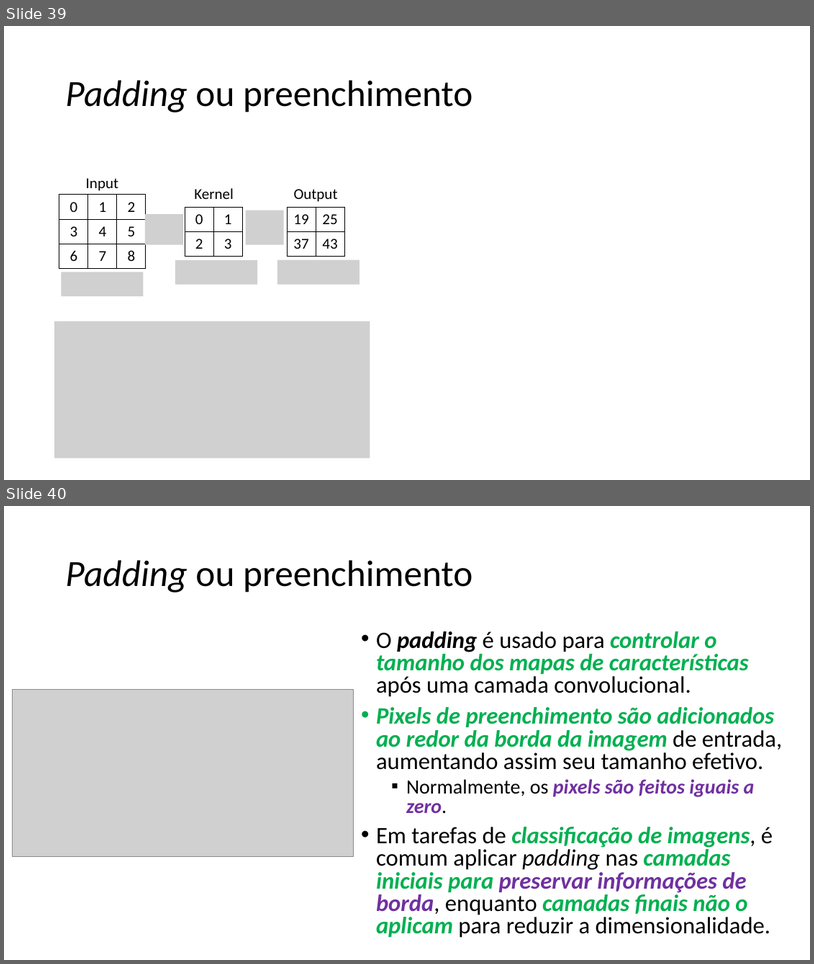
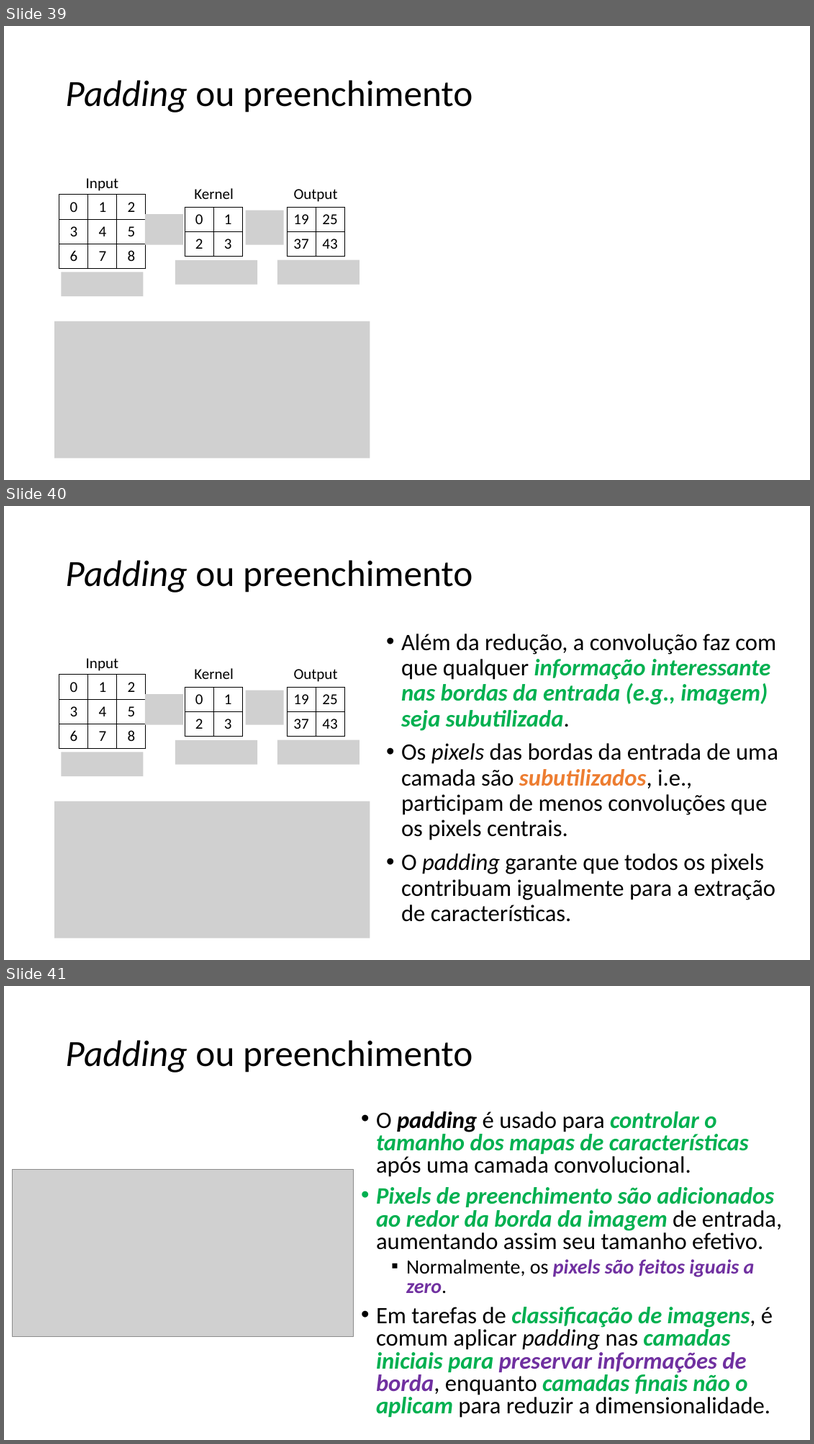
Before and after one commit to zz4fap/tp557-iot-ml, a slide deck: slides/TP557_12_Introduzindo_convoluções.pptx. Shown one above the other, each under a label of ours: slides 39 and 40 before the commit, slides 39, 40 and 41 after it. The pictures are 814x964 and 814x1444 pixels, drawn with LibreOffice and Linux fonts; fonts in the diff are those of the drawing; grey boxes stand for pictures. Boxes give left, top, right and bottom in pixels: in the first picture for what was removed or moved away, otherwise in the second. Text is boxed around its words. In the diff, an @@ line names an element or a change of style, - is before the commit and + after.

```diff
--- a/slides/TP557_12_Introduzindo_convoluções.pptx
+++ b/slides/TP557_12_Introduzindo_convoluções.pptx
@@ slide 40 added at (x1=4, y1=506, x2=810, y2=960), background #FFFFFF @@
@@ title added at (x1=65, y1=560, x2=473, y2=592), 44 pt, text #000000 @@
+Padding ou preenchimento
@@ text added at (x1=401, y1=633, x2=779, y2=921), 28 pt, text #000000 @@
+• Além da redução, a convolução faz com que qualquer informação interessante nas bordas da entrada (e.g., imagem) seja subutilizada.
+• Os pixels das bordas da entrada de uma camada são subutilizados, i.e., participam de menos convoluções que os pixels centrais.
+• O padding garante que todos os pixels contribuam igualmente para a extração de características.
@@ table added at (x1=59, y1=674, x2=147, y2=749), 3 rows, 3 columns @@
+0 | 1 | 2
+3 | 4 | 5
+6 | 7 | 8
@@ text added at (x1=86, y1=658, x2=118, y2=671), 18 pt, text #000000 @@
+Input
@@ text added at (x1=194, y1=668, x2=234, y2=679), 18 pt, text #000000 @@
+Kernel
@@ text added at (x1=294, y1=669, x2=338, y2=682), 18 pt, text #000000 @@
+Output
@@ picture added at (x1=145, y1=694, x2=183, y2=724) @@
@@ table added at (x1=185, y1=687, x2=243, y2=736), 2 rows, 2 columns @@
+0 | 1
+2 | 3
@@ picture added at (x1=246, y1=690, x2=284, y2=724) @@
@@ table added at (x1=287, y1=687, x2=345, y2=736), 2 rows, 2 columns @@
+19 | 25
+37 | 43
@@ picture added at (x1=175, y1=740, x2=257, y2=764) @@
@@ picture added at (x1=278, y1=740, x2=360, y2=764) @@
@@ picture added at (x1=61, y1=752, x2=143, y2=776) @@
@@ picture added at (x1=54, y1=801, x2=370, y2=938) @@
@@ what was slide 40 is now slide 41 @@
```
Also in this commit, not shown: 8 slides changed, 1 other file.
